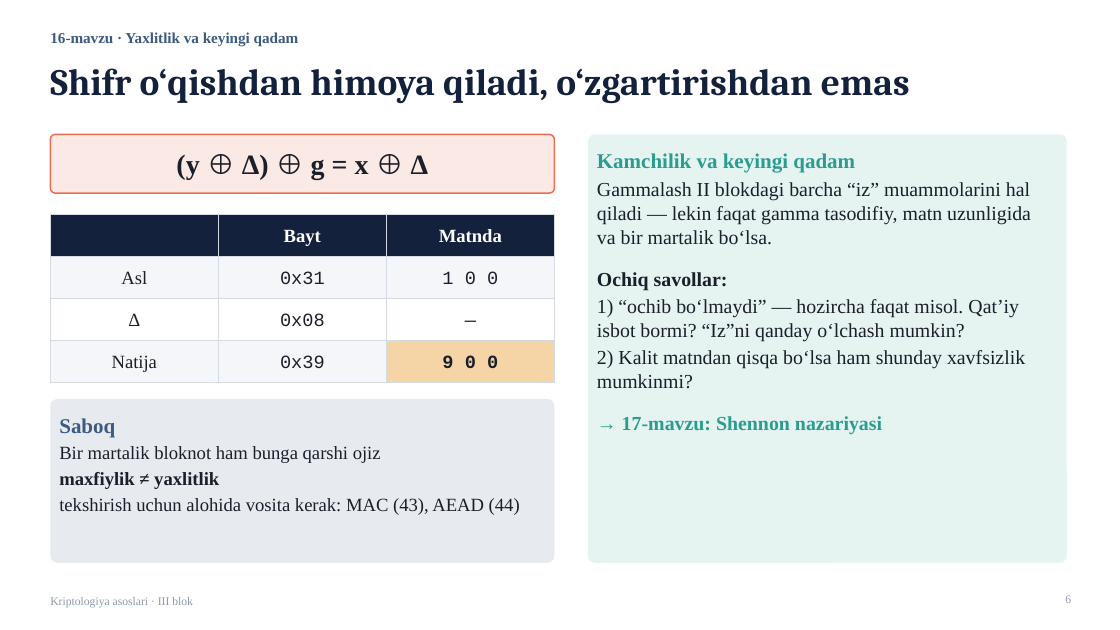
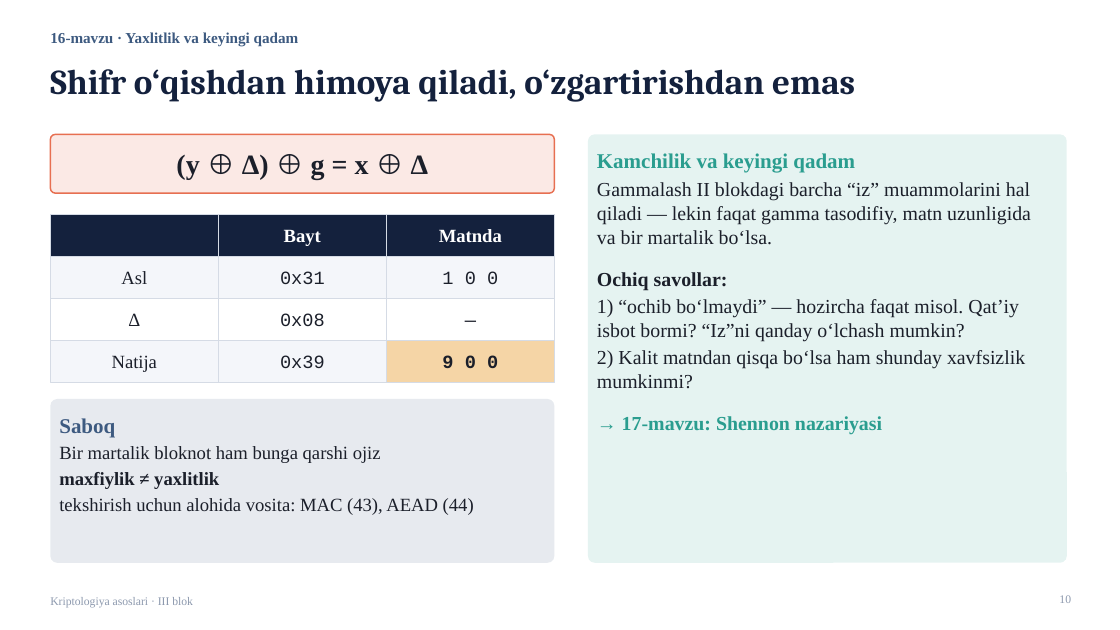
Before and after one commit to qwerty291996/Cryptology_Olympiad, a slide deck: slide 10 of 2026-yil tayyorgarlik/3-blok/Kriptologiya_III_blok_taqdimot.pptx (slide 6 before the commit). Drawn at 1120x630 pixels with LibreOffice and Linux fonts; fonts in the diff are those of the drawing. Boxes give left, top, right and bottom in pixels: in the first picture for what was removed or moved away, otherwise in the second. Text is boxed around its words. In the diff, an @@ line names an element or a change of style, - is before the commit and + after.

```diff
--- a/2026-yil tayyorgarlik/3-blok/Kriptologiya_III_blok_taqdimot.pptx
+++ b/2026-yil tayyorgarlik/3-blok/Kriptologiya_III_blok_taqdimot.pptx
@@ title "Shifr o‘qishdan himoya qiladi, o‘zgartirishdan ..." at box(50, 69, 855, 101): size 32 to 30 pt @@
@@ text in rounded rectangle at box(59, 498, 474, 515): text changed @@
-tekshirish uchun alohida vosita kerak: MAC (43), AEAD (44)
+tekshirish uchun alohida vosita: MAC (43), AEAD (44)
@@ page number at box(1059, 595, 1071, 603): text changed @@
-6
+10
```
Also in this commit, not shown: 10 other slides changed, 35 slides added, 6 slides removed, 6 other files.
